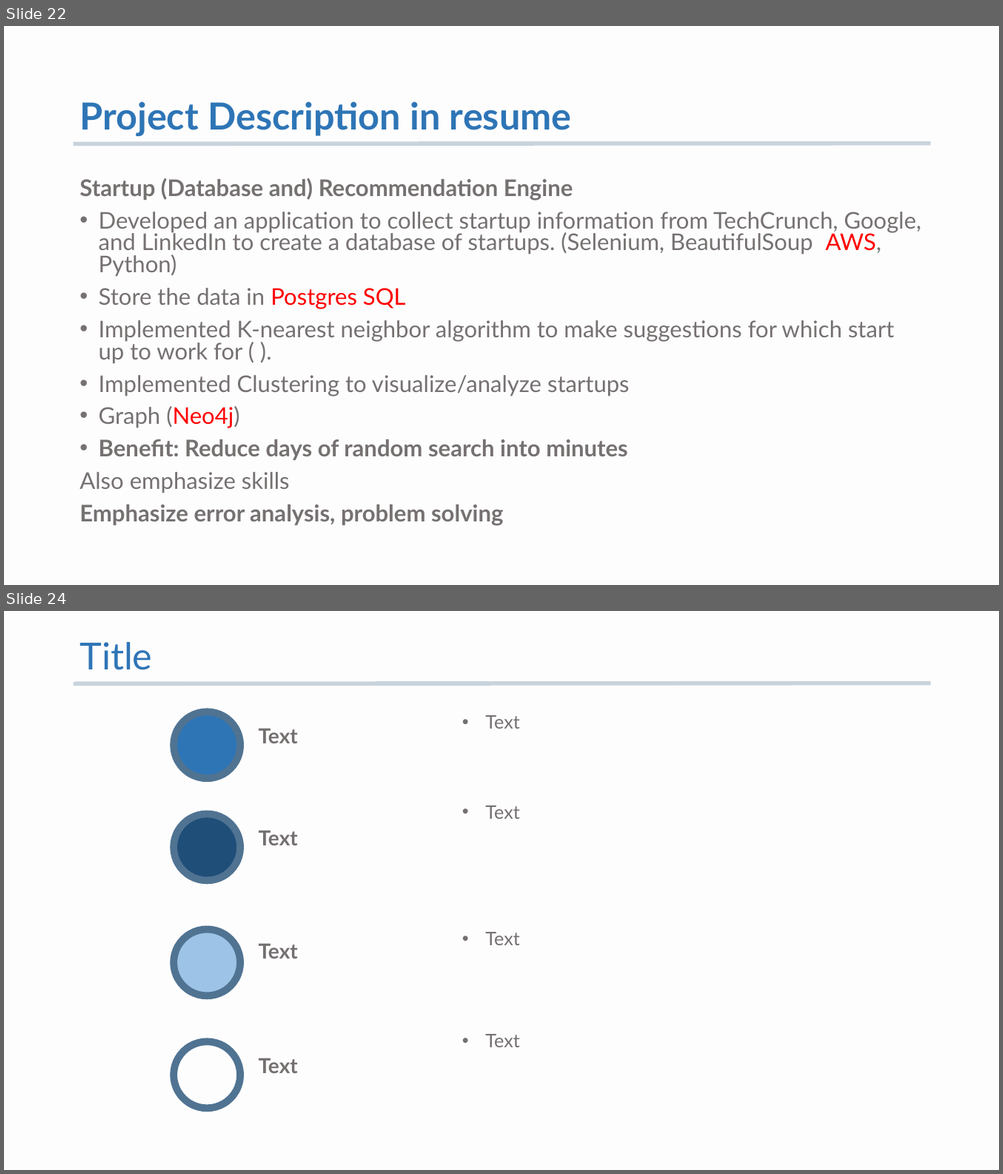
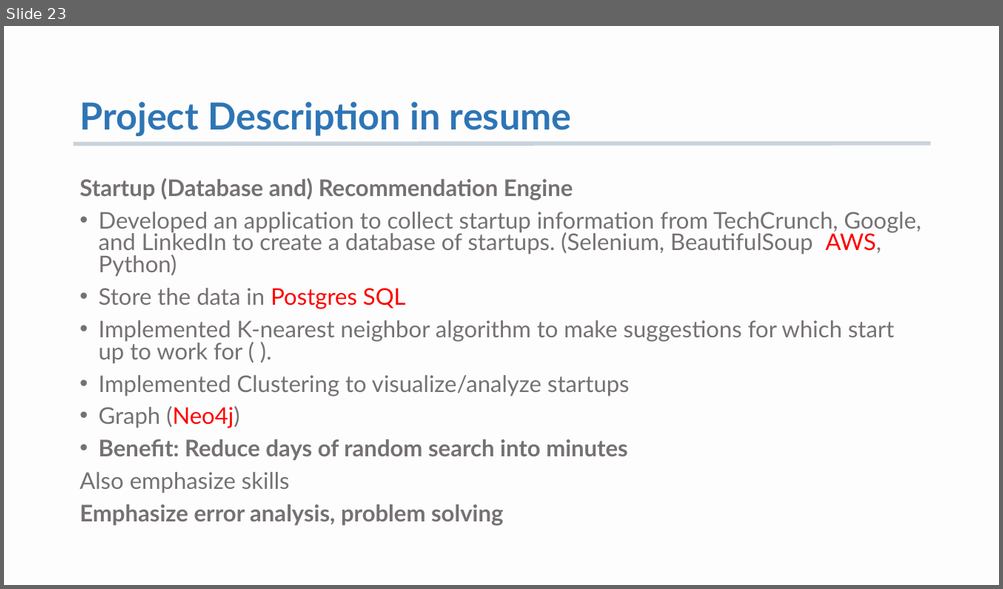
Before and after one commit to K-AlfredIwasaki/job_hunting_made_easy, a slide deck: startup_db_recommendation.pptx. Shown one above the other, each under a label of ours: slides 22 and 24 before the commit, slide 23 after it; the slides between them are not shown. The pictures are 1003x1174 and 1003x589 pixels, drawn with LibreOffice and Linux fonts; fonts in the diff are those of the drawing. Boxes give left, top, right and bottom in pixels: in the first picture for what was removed or moved away, otherwise in the second. Text is boxed around its words. In the diff, an @@ line names an element or a change of style, - is before the commit and + after.

```diff
--- a/startup_db_recommendation.pptx
+++ b/startup_db_recommendation.pptx
@@ slide 24 removed at bbox=[4, 611, 999, 1170], background #F2F2F2 at 11% opacity @@
@@ title removed at bbox=[79, 642, 152, 670] @@
-Title
@@ line removed from (74, 684) to (930, 684) @@
@@ ellipse removed at bbox=[173, 712, 240, 778] @@
@@ text removed at bbox=[485, 715, 519, 729] @@
-• Text
@@ text removed at bbox=[259, 729, 298, 743] @@
-Text
@@ text removed at bbox=[485, 806, 519, 819] @@
-• Text
@@ ellipse removed at bbox=[173, 814, 240, 880] @@
@@ text removed at bbox=[259, 831, 298, 846] @@
-Text
@@ ellipse removed at bbox=[173, 930, 240, 996] @@
@@ text removed at bbox=[485, 932, 519, 945] @@
-• Text
@@ text removed at bbox=[259, 944, 298, 959] @@
-Text
@@ ellipse removed at bbox=[173, 1042, 240, 1109] @@
@@ text removed at bbox=[485, 1034, 519, 1048] @@
-• Text
@@ text removed at bbox=[259, 1059, 298, 1073] @@
-Text
@@ what was slide 22 is now slide 23 @@
```
Also in this commit, not shown: 11 slides changed, 4 slides added, 6 other slides removed.
